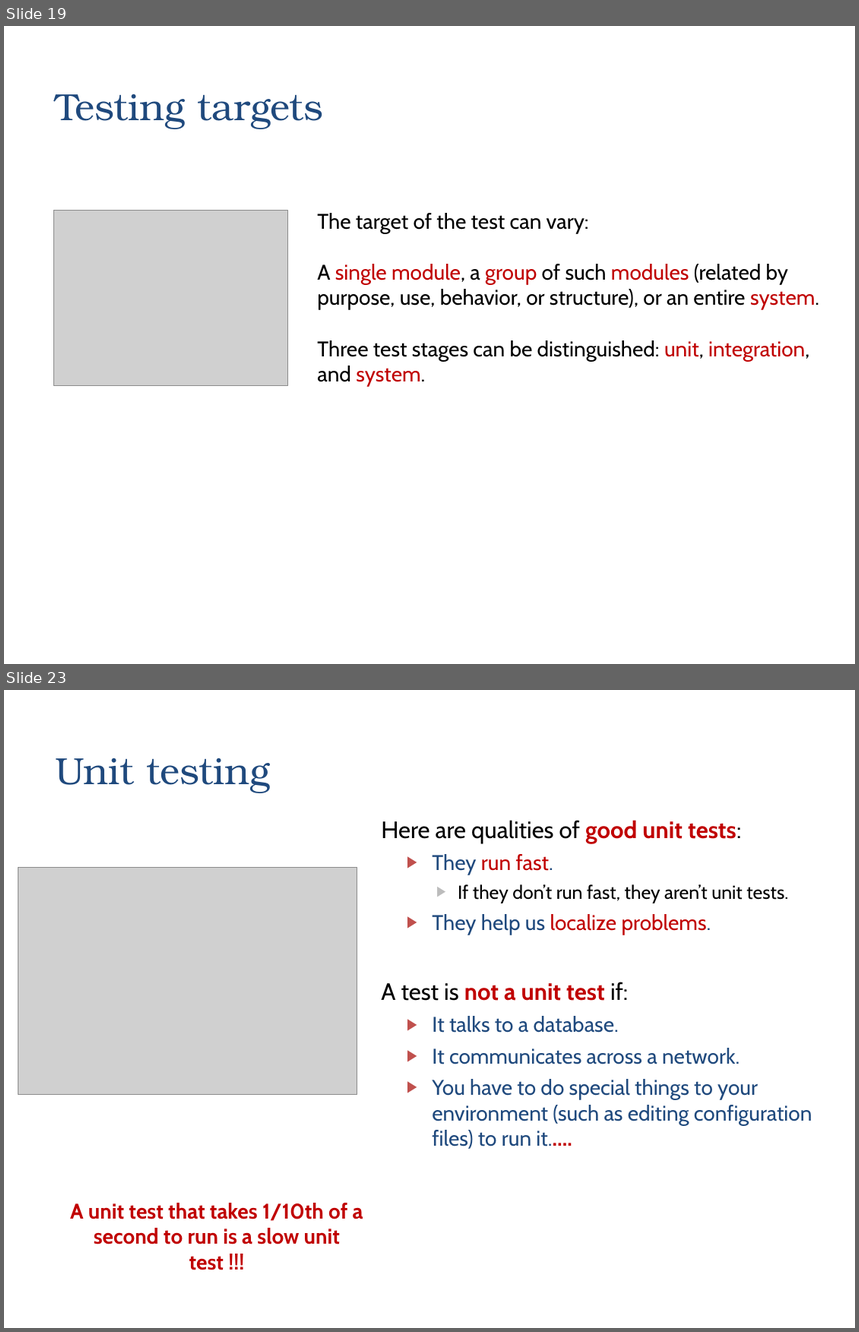
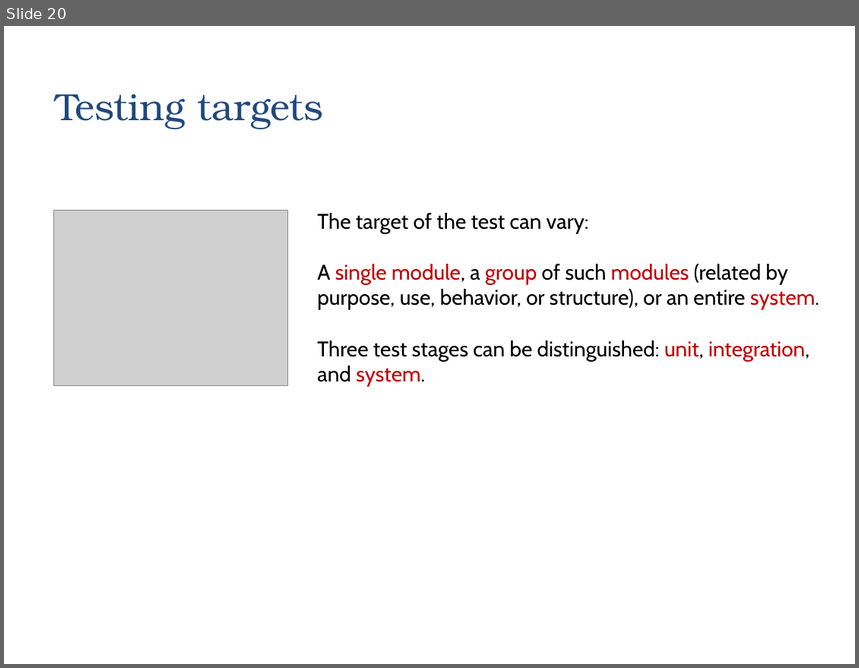
Before and after one commit to zarras/myy803-slides, a slide deck: 6-SoftEng-Testing.ppt. Shown one above the other, each under a label of ours: slides 19 and 23 before the commit, slide 20 after it; the slides between them are not shown. The pictures are 859x1332 and 859x668 pixels, drawn with LibreOffice and Linux fonts; fonts in the diff are those of the drawing; grey boxes stand for pictures. Boxes give left, top, right and bottom in pixels: in the first picture for what was removed or moved away, otherwise in the second. Text is boxed around its words. In the diff, an @@ line names an element or a change of style, - is before the commit and + after.

Commit message:
new version of testing slides

```diff
--- a/6-SoftEng-Testing.ppt
+++ b/6-SoftEng-Testing.ppt
@@ slide 23 removed at (4, 690, 855, 1328), background #FFFFFF @@
@@ title removed at (55, 758, 270, 793) @@
-Unit testing
@@ text removed at (381, 820, 813, 1149) @@
-Here are qualities of good unit tests:
-  ▶ They run fast.
-    ▶ If they don’t run fast, they aren’t unit tests.
-  ▶ They help us localize problems.
-A test is not a unit test if:
-  ▶ It talks to a database.
-  ▶ It communicates across a network.
-  ▶ You have to do special things to your environment (such as editing configuration files) to run it.….
@@ picture removed at (18, 867, 357, 1094) @@
@@ text removed at (70, 1203, 363, 1271) @@
-A unit test that takes 1/10th of a second to run is a slow unit test !!!
@@ what was slide 19 is now slide 20 @@
```
Also in this commit, not shown: 2 slides changed, 42 slides added, 19 other slides removed, 1 other file.
